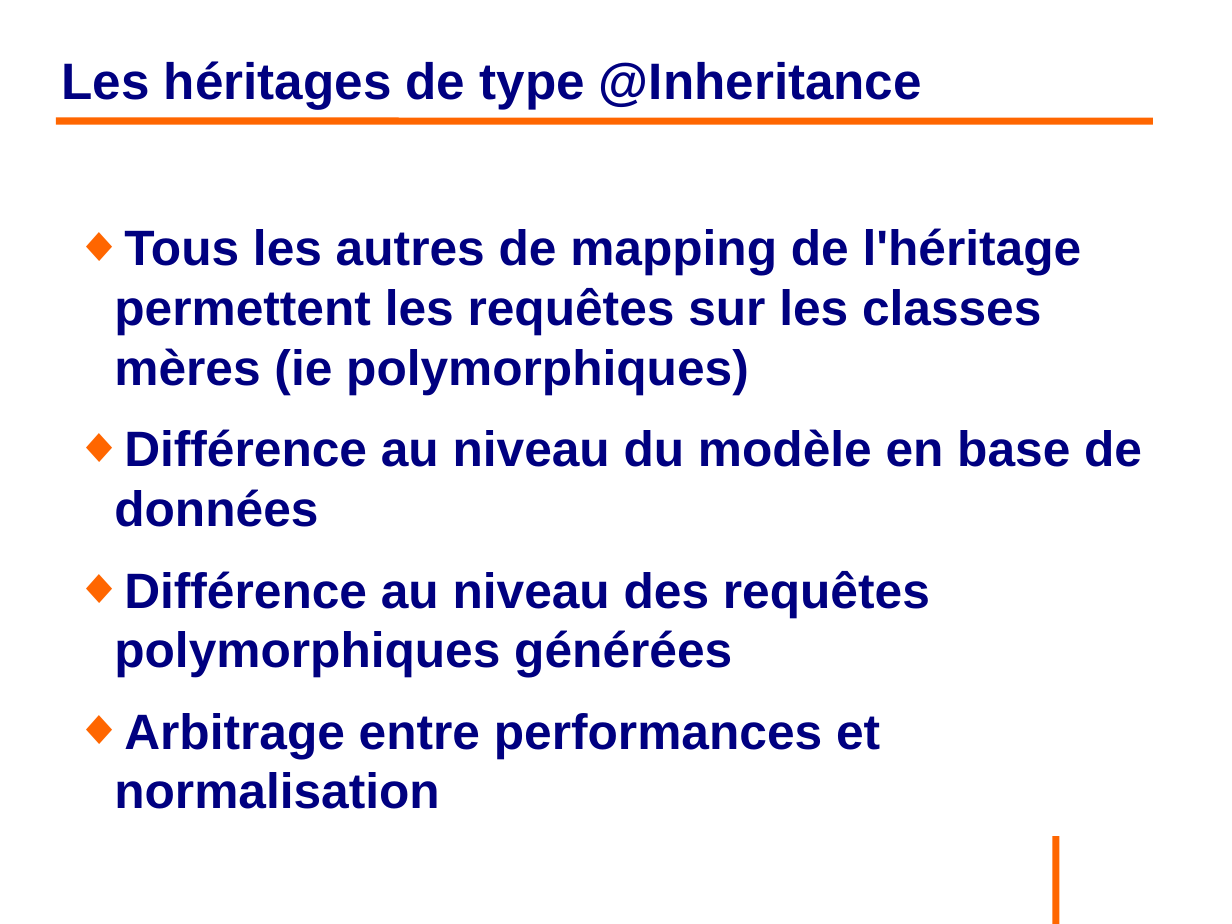
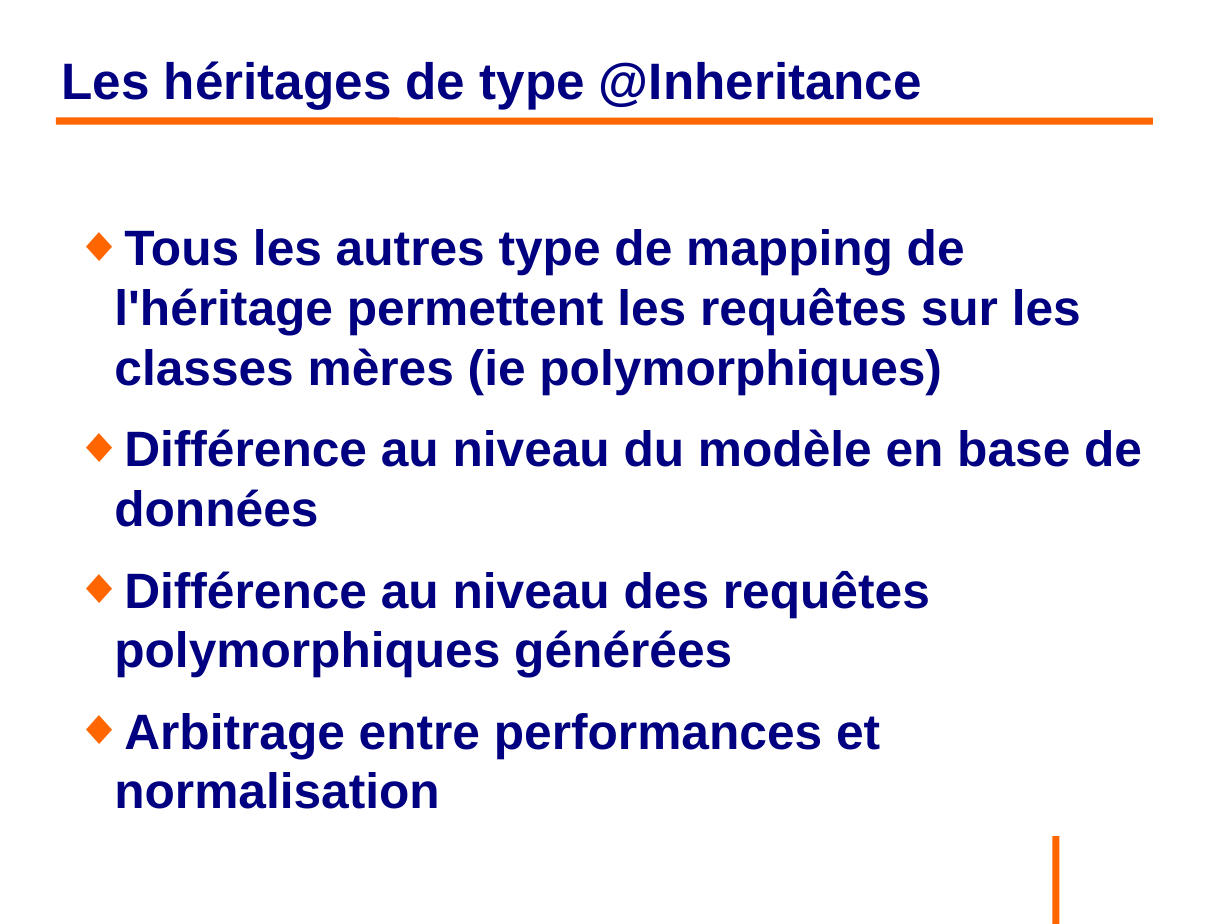
Before and after one commit to philphils/formation-hibernate-basique, a slide deck: slide 61 of Documentation/diapo_formation_hibernate.odp. Drawn at 1232x924 pixels with LibreOffice and Linux fonts; fonts in the diff are those of the drawing; background and template pictures are left out. Boxes give left, top, right and bottom in pixels: in the first picture for what was removed or moved away, otherwise in the second. Text is boxed around its words. In the diff, an @@ line names an element or a change of style, - is before the commit and + after.

```diff
--- a/Documentation/diapo_formation_hibernate.odp
+++ b/Documentation/diapo_formation_hibernate.odp
@@ text at bbox=[114, 229, 1081, 394]: text changed @@
-◆ Tous les autres de mapping de l'héritage permettent les requêtes sur les classes mères (ie polymorphiques)
+◆ Tous les autres type de mapping de l'héritage permettent les requêtes sur les classes mères (ie polymorphiques)
```
Also in this commit, not shown: 1 other slide changed.
